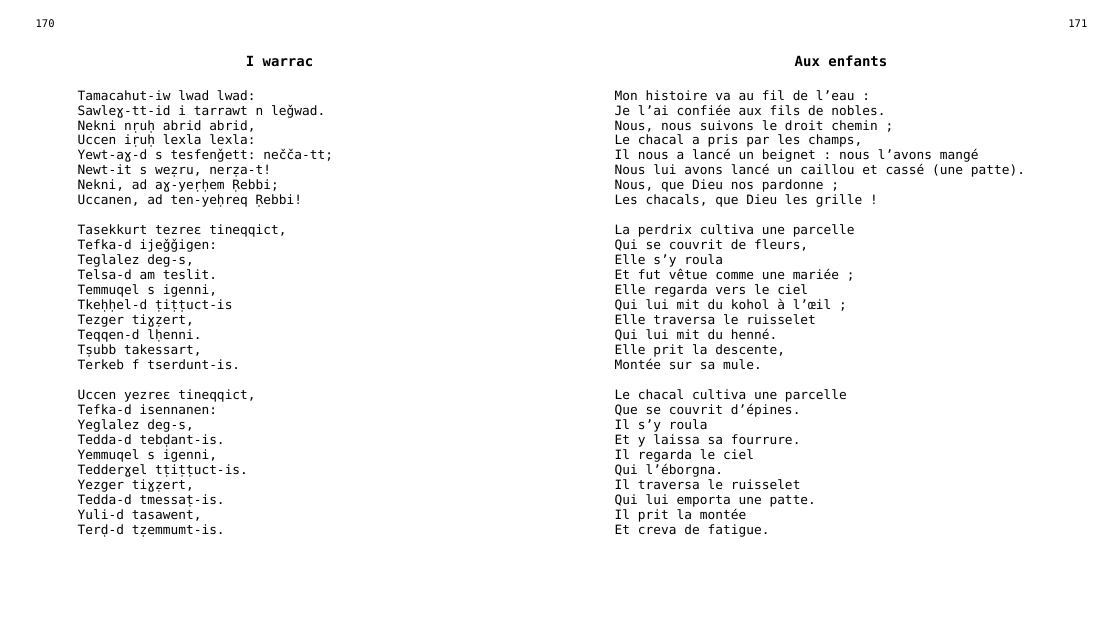
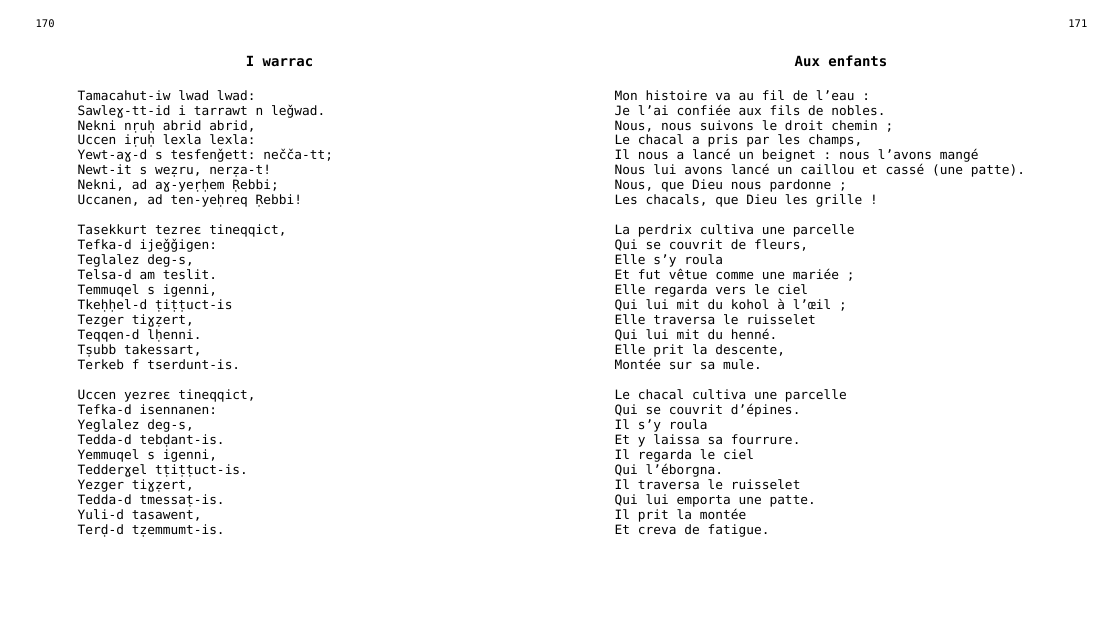
Before and after one commit to sferhah/tamacahut_n_wuccen, a slide deck: slide 85 of Uccen.ConsoleApp/Resources/pptx/uccen.pptx. Drawn at 1120x630 pixels with LibreOffice and Linux fonts; fonts in the diff are those of the drawing. Boxes give left, top, right and bottom in pixels: in the first picture for what was removed or moved away, otherwise in the second. Text is boxed around its words. In the diff, an @@ line names an element or a change of style, - is before the commit and + after.

```diff
--- a/Uccen.ConsoleApp/Resources/pptx/uccen.pptx
+++ b/Uccen.ConsoleApp/Resources/pptx/uccen.pptx
@@ table at <box>27,13,1096,607</box> @@
-row 3, column 3: Mon histoire va au fil de l’eau : / Je l’ai confiée aux fils de nobles. / Nous, nous suivons le droit chemin ; / Le chacal a pris par les champs, / Il nous a lancé un beignet : nous l’avons mangé / Nous lui avons lancé un caillou et cassé (une patte). / Nous, que Dieu nos pardonne ; / Les chacals, que Dieu les grille ! / La perdrix cultiva une parcelle / Qui se couvrit de fleurs, / Elle s’y roula / Et fut vêtue comme une mariée ; / Elle regarda vers le ciel / Qui lui mit du kohol à l’œil ; / Elle traversa le ruisselet / Qui lui mit du henné. / Elle prit la descente, / Montée sur sa mule. / Le chacal cultiva une parcelle / Que se couvrit d’épines. / Il s’y roula / Et y laissa sa fourrure. / Il regarda le ciel / Qui l’éborgna. / Il traversa le ruisselet / Qui lui emporta une patte. / Il prit la montée / Et creva de fatigue.
+row 3, column 3: Mon histoire va au fil de l’eau : / Je l’ai confiée aux fils de nobles. / Nous, nous suivons le droit chemin ; / Le chacal a pris par les champs, / Il nous a lancé un beignet : nous l’avons mangé / Nous lui avons lancé un caillou et cassé (une patte). / Nous, que Dieu nous pardonne ; / Les chacals, que Dieu les grille ! / La perdrix cultiva une parcelle / Qui se couvrit de fleurs, / Elle s’y roula / Et fut vêtue comme une mariée ; / Elle regarda vers le ciel / Qui lui mit du kohol à l’œil ; / Elle traversa le ruisselet / Qui lui mit du henné. / Elle prit la descente, / Montée sur sa mule. / Le chacal cultiva une parcelle / Qui se couvrit d’épines. / Il s’y roula / Et y laissa sa fourrure. / Il regarda le ciel / Qui l’éborgna. / Il traversa le ruisselet / Qui lui emporta une patte. / Il prit la montée / Et creva de fatigue.
```
Also in this commit, not shown: 27 other slides changed, 1 other file.
